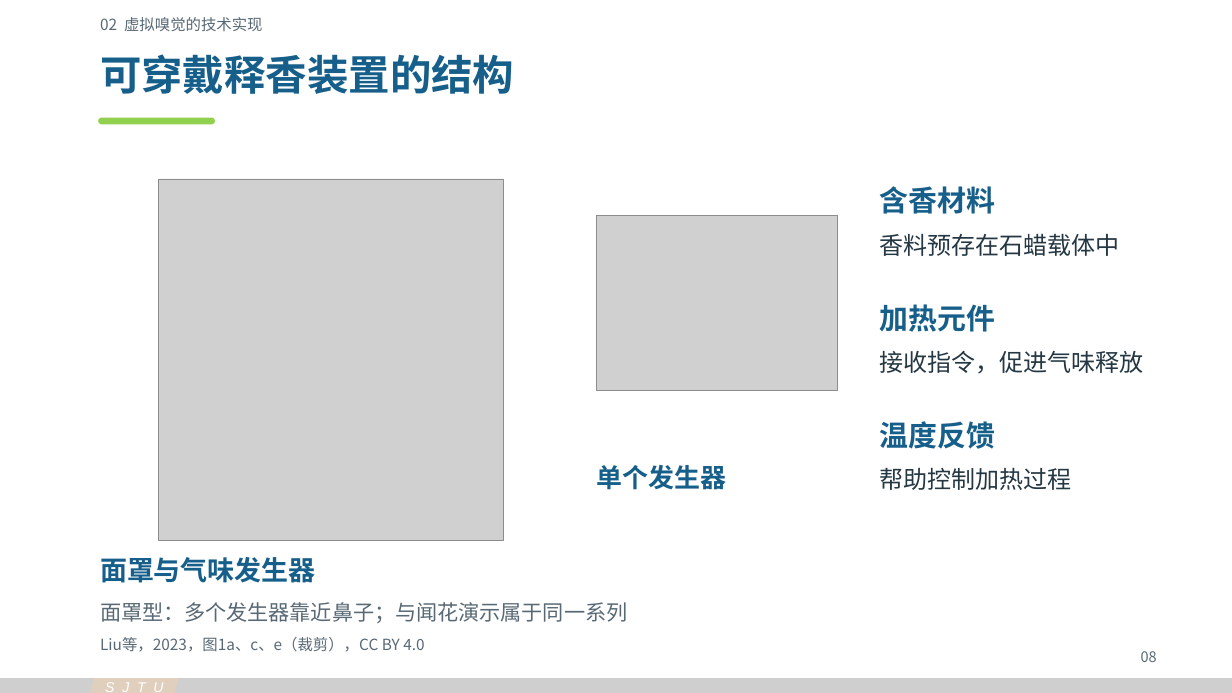
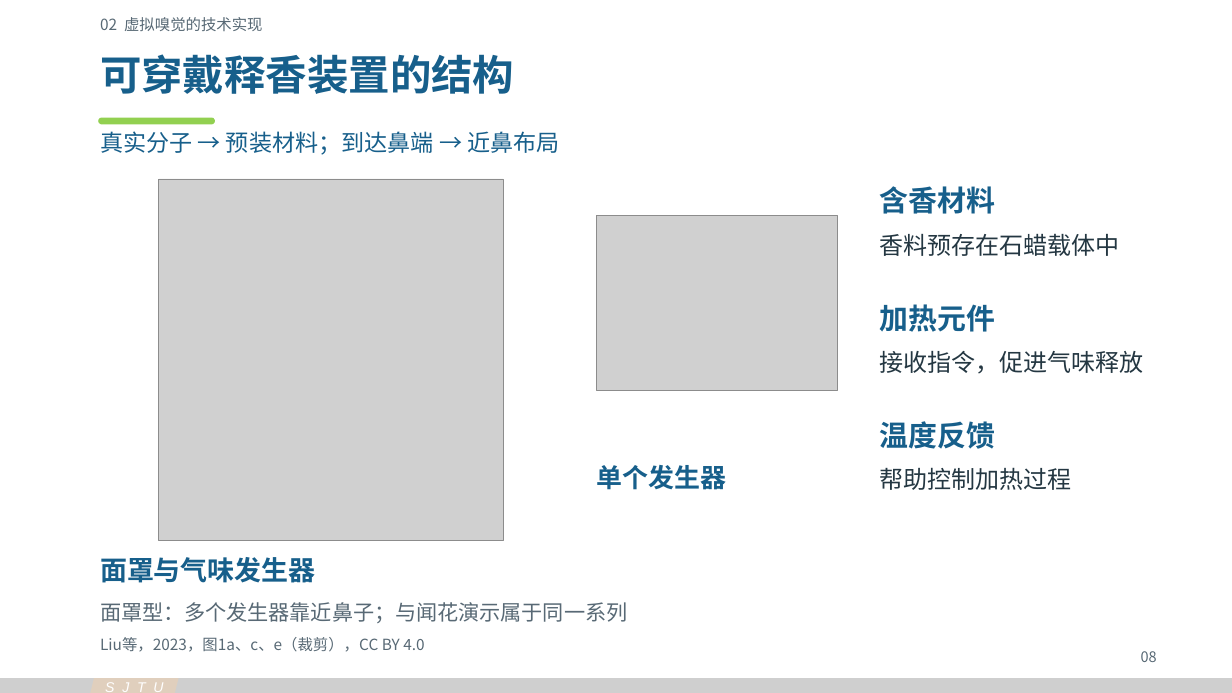
Before and after one commit to Cyh29hao/sjtu-olfaction-vr-2026, a slide deck: slide 1 of release/v3/group-02-technology.pptx. Drawn at 1232x693 pixels with LibreOffice and Linux fonts; fonts in the diff are those of the drawing; grey boxes stand for pictures. Boxes give left, top, right and bottom in pixels: in the first picture for what was removed or moved away, otherwise in the second. Text is boxed around its words. In the diff, an @@ line names an element or a change of style, - is before the commit and + after.

```diff
--- a/release/v3/group-02-technology.pptx
+++ b/release/v3/group-02-technology.pptx
@@ text added at bbox=[100, 131, 559, 155], 18 pt, text #175F8B @@
+真实分子 → 预装材料；到达鼻端 → 近鼻布局
```
Also in this commit, not shown: 2 other slides changed, 31 other files.
